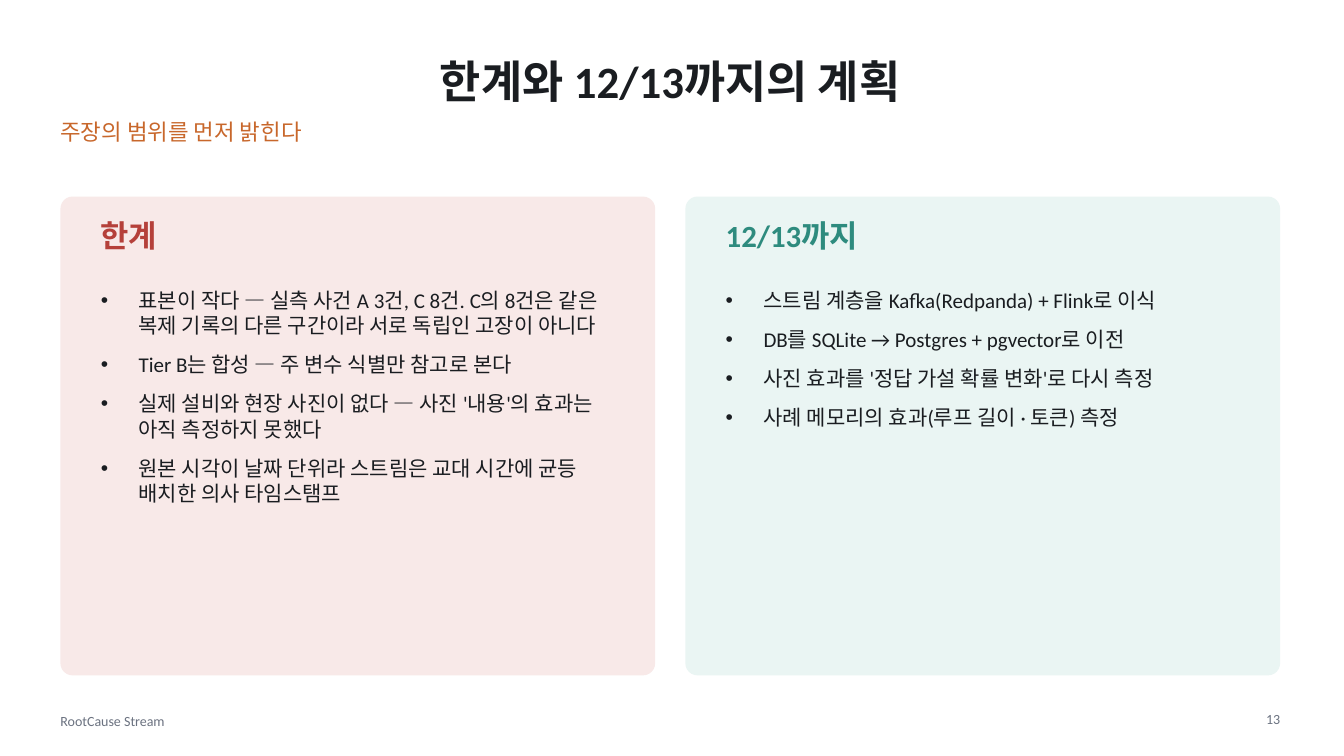
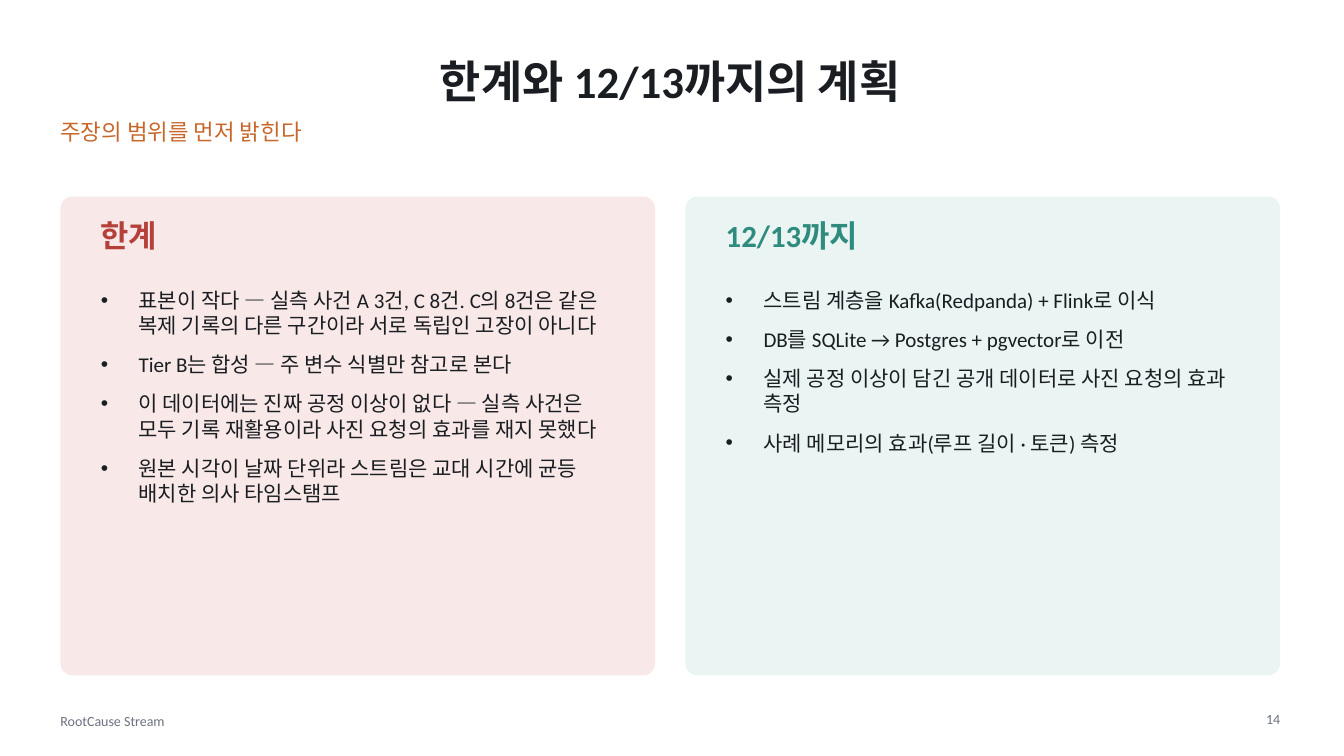
Before and after one commit to dlwogud/rootcause-stream, a slide deck: slide 14 of deck/RootCause_Stream_발표자료.pptx (slide 13 before the commit). Drawn at 1344x756 pixels with LibreOffice and Linux fonts; fonts in the diff are those of the drawing. Boxes give left, top, right and bottom in pixels: in the first picture for what was removed or moved away, otherwise in the second. Text is boxed around its words. In the diff, an @@ line names an element or a change of style, - is before the commit and + after.

```diff
--- a/deck/RootCause_Stream_발표자료.pptx
+++ b/deck/RootCause_Stream_발표자료.pptx
@@ text at bbox=[764, 368, 1227, 413]: text changed @@
-• 사진 효과를 '정답 가설 확률 변화'로 다시 측정
+• 실제 공정 이상이 담긴 공개 데이터로 사진 요청의 효과 측정
@@ text at bbox=[139, 393, 597, 439]: text changed @@
-• 실제 설비와 현장 사진이 없다 — 사진 '내용'의 효과는 아직 측정하지 못했다
+• 이 데이터에는 진짜 공정 이상이 없다 — 실측 사건은 모두 기록 재활용이라 사진 요청의 효과를 재지 못했다
@@ page number at bbox=[1266, 715, 1280, 724]: text changed @@
-13
+14
```
Also in this commit, not shown: 8 other slides changed, 2 slides added, 1 slide removed, 14 other files.
